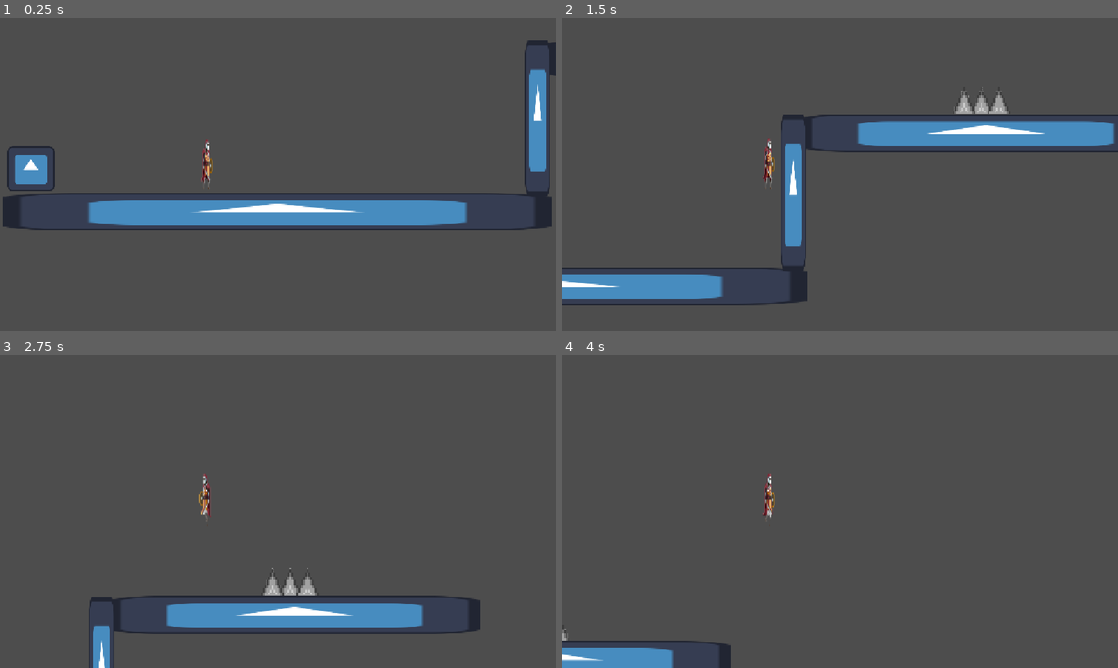
Above: before the commit, frames 1-4 (two rows, left to right).
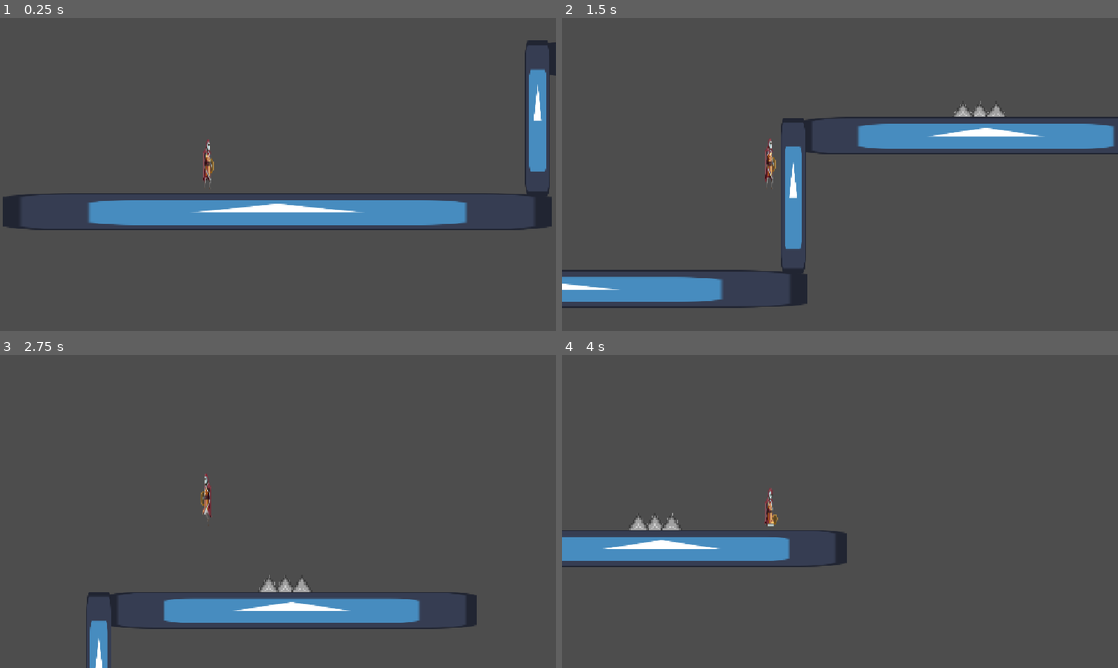
Above: after the commit, the same moments.

Repository: PabloBeceiro23/GodotCharacterTest
Game: Godot game, scene res://Escenas/node_2d.tscn
The game is run twice, just before and just after one commit, with the same random seed, the same clock (stepped at 60 frames per second) and the same inputs. The project has no main scene, so this scene is started directly. The engine's default icon, where the game draws it, is replaced by a stand-in: a white triangle on a blue panel in a dark square.
Inputs:
- Up to frame 1 (0.25 s): no input
- Up to frame 2 (1.5 s): hold Z (z) 0.53-1.28 s; hold D (derecha) from 0.53 s (still down); tap Ctrl (control) at 1.35 s
- Up to frame 3 (2.75 s): tap Z (z) at 1.55 s; release D (derecha) at 2.03 s; hold A (izquierda) from 2.03 s (still down); hold Z (z) from 2.03 s (still down); tap Space (espacio) at 2.1 s
- Up to frame 4 (4 s): release A (izquierda) at 2.78 s; release Z (z) at 2.78 s; hold D (derecha) from 2.78 s (still down); tap Shift (shift) at 2.85 s; tap Z (z) at 3.05 s; hold Z (z) from 3.53 s (still down)

The runs differ from the first frame. In frame 1, 0.9% of the frame differs, in the area x 1-39%, y 38-56%; in frame 2, 4.5%; in frame 3, 4.7%; in frame 4, 5.8%, in the area x 0-52%, y 38-100%.

Commit message:
metidos los pinchos

Diff:
--- a/Escenas/node_2d.tscn
+++ b/Escenas/node_2d.tscn
@@ -9,7 +9,10 @@
 [ext_resource type="Texture2D" uid="uid://ke2qaw8lgay8" path="res://Sprites/spikes.png" id="7_h2fno"]
 
 [sub_resource type="RectangleShape2D" id="RectangleShape2D_lfkbx"]
-size = Vector2(754.5, 76.5)
+size = Vector2(1124, 76.5)
+
+[sub_resource type="RectangleShape2D" id="RectangleShape2D_x6p5j"]
+size = Vector2(760, 76)
 
 [sub_resource type="RectangleShape2D" id="RectangleShape2D_0hol4"]
 size = Vector2(52, 124)
@@ -168,14 +171,8 @@
 [sub_resource type="RectangleShape2D" id="RectangleShape2D_aui74"]
 size = Vector2(48, 314)
 
-[sub_resource type="RectangleShape2D" id="RectangleShape2D_vicex"]
-size = Vector2(96, 89)
-
-[sub_resource type="RectangleShape2D" id="RectangleShape2D_77to7"]
-size = Vector2(116, 53.5)
-
-[sub_resource type="RectangleShape2D" id="RectangleShape2D_1pkoy"]
-size = Vector2(116, 52)
+[sub_resource type="RectangleShape2D" id="RectangleShape2D_5j00e"]
+size = Vector2(114, 35)
 
 [node name="Node2D" type="Node2D" unique_id=1148614435]
 
@@ -183,7 +180,7 @@
 script = ExtResource("1_eeo38")
 
 [node name="CollisionShape2D" type="CollisionShape2D" parent="Suelo" unique_id=983789122]
-position = Vector2(323.5, 40.249992)
+position = Vector2(325, 40.249992)
 shape = SubResource("RectangleShape2D_lfkbx")
 
 [node name="Sprite2D" type="Sprite2D" parent="Suelo" unique_id=1754658389]
@@ -196,9 +193,9 @@
 scale = Vector2(6.007812, 0.60156244)
 texture = ExtResource("2_2estv")
 
-[node name="CollisionShape2D2" type="CollisionShape2D" parent="Suelo" unique_id=1170056025]
-position = Vector2(1264.75, -277)
-shape = SubResource("RectangleShape2D_lfkbx")
+[node name="CollisionShape2D2" type="CollisionShape2D" parent="Suelo" unique_id=146899691]
+position = Vector2(1267, -276)
+shape = SubResource("RectangleShape2D_x6p5j")
 
 [node name="Personaje" type="CharacterBody2D" parent="." unique_id=1243283432]
 script = ExtResource("3_cqjn6")
@@ -211,8 +208,8 @@
 position = Vector2(326, -65)
 
 [node name="AnimatedSprite2D" type="AnimatedSprite2D" parent="Personaje" unique_id=19668159]
-position = Vector2(177.2647, -88.98288)
-scale = Vector2(1.4411757, 3.000815)
+position = Vector2(179.2647, -88.98288)
+scale = Vector2(1.3459378, 3.000815)
 sprite_frames = SubResource("SpriteFrames_lfkbx")
 animation = &"death"
 
@@ -227,37 +224,19 @@
 position = Vector2(863, -156)
 shape = SubResource("RectangleShape2D_aui74")
 
-[node name="Node2D" type="Node2D" parent="." unique_id=479613388]
-
-[node name="Sprite2D" type="Sprite2D" parent="Node2D" unique_id=311692005]
-position = Vector2(-186, -48)
-scale = Vector2(0.765625, 0.7265625)
-texture = ExtResource("2_2estv")
-
-[node name="areaMuerte" type="Area2D" parent="Node2D" unique_id=1040080681]
-
-[node name="CollisionShape2D" type="CollisionShape2D" parent="Node2D/areaMuerte" unique_id=1576832994]
-position = Vector2(-186, -48.5)
-shape = SubResource("RectangleShape2D_vicex")
-
-[node name="pinchos" type="StaticBody2D" parent="." unique_id=260598906]
-
-[node name="Sprite2D" type="Sprite2D" parent="pinchos" unique_id=1277758584]
-position = Vector2(1254.0001, -344)
-scale = Vector2(0.13607962, 0.12554948)
+[node name="pinchos" type="Node2D" parent="." unique_id=1210381699]
+
+[node name="Sprite2D" type="Sprite2D" parent="pinchos" unique_id=1627012279]
+position = Vector2(1250, -331.625)
+scale = Vector2(0.12954538, 0.07637362)
 texture = ExtResource("7_h2fno")
 
-[node name="CollisionShape2D" type="CollisionShape2D" parent="pinchos" unique_id=901667257]
-position = Vector2(1255, -342.25)
-shape = SubResource("RectangleShape2D_77to7")
-
-[node name="areaPinchos" type="Area2D" parent="pinchos/CollisionShape2D" unique_id=173305015]
-
-[node name="CollisionShape2D" type="CollisionShape2D" parent="pinchos/CollisionShape2D/areaPinchos" unique_id=1481037091]
-position = Vector2(0, 0.25)
-shape = SubResource("RectangleShape2D_1pkoy")
+[node name="Area2D" type="Area2D" parent="pinchos" unique_id=2117728205]
+position = Vector2(2034, -767)
+
+[node name="CollisionShape2D" type="CollisionShape2D" parent="pinchos/Area2D" unique_id=6006821]
+position = Vector2(-783, 435)
+shape = SubResource("RectangleShape2D_5j00e")
 
 [connection signal="animation_finished" from="Personaje/AnimatedSprite2D" to="Personaje" method="_on_animated_sprite_2d_animation_finished"]
-[connection signal="body_entered" from="Node2D/areaMuerte" to="Personaje" method="_on_area_muerte_body_entered"]
-[connection signal="body_exited" from="Node2D/areaMuerte" to="Personaje" method="_on_area_muerte_body_exited"]
-[connection signal="area_entered" from="pinchos/CollisionShape2D/areaPinchos" to="Personaje" method="_on_area_pinchos_area_entered"]
+[connection signal="body_entered" from="pinchos/Area2D" to="Personaje" method="_on_area_2d_body_entered"]
--- a/Scripts/character_body_2d.gd
+++ b/Scripts/character_body_2d.gd
@@ -25,9 +25,10 @@
  	# Add the gravity.
 	if not is_on_floor():
 		velocity += get_gravity() * delta
+
 # movimiento en el eje x
 	if dentroDeMuerte:
-		velocity.x = true
+		velocity.x = 0
 	elif Input.is_action_pressed("izquierda"):
 		velocity.x = -SPEED
 	elif Input.is_action_pressed("derecha"):
@@ -100,5 +101,9 @@
 # coger monedas (cada moneda puede ser un nodo. y se aumente un contador)
 
 
-func _on_area_pinchos_area_entered(area: Area2D) -> void:
-	dentroDeMuerte = false
+
+
+
+# pinchos
+func _on_area_2d_body_entered(body: Node2D) -> void:
+	dentroDeMuerte = true
